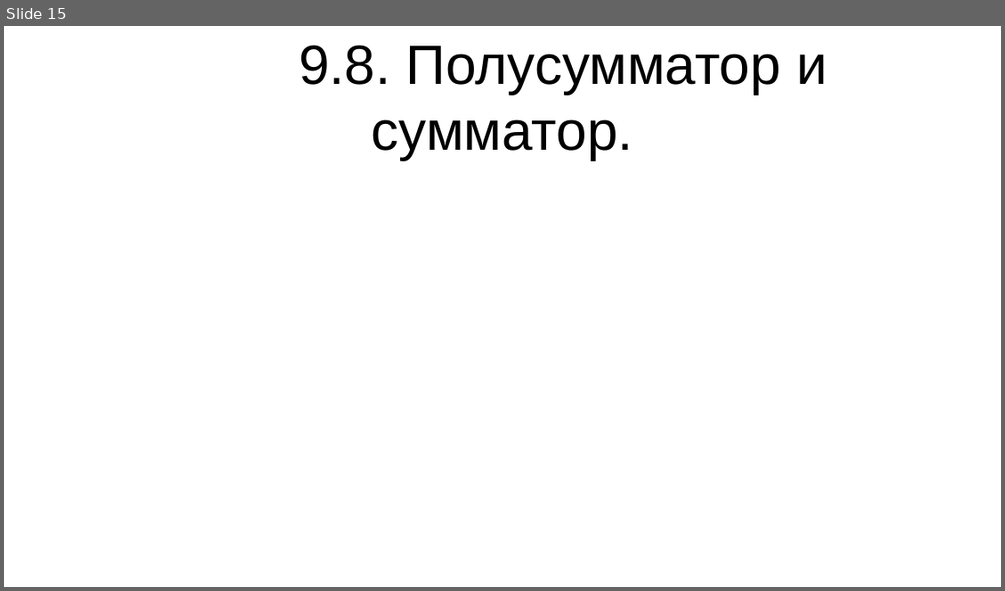
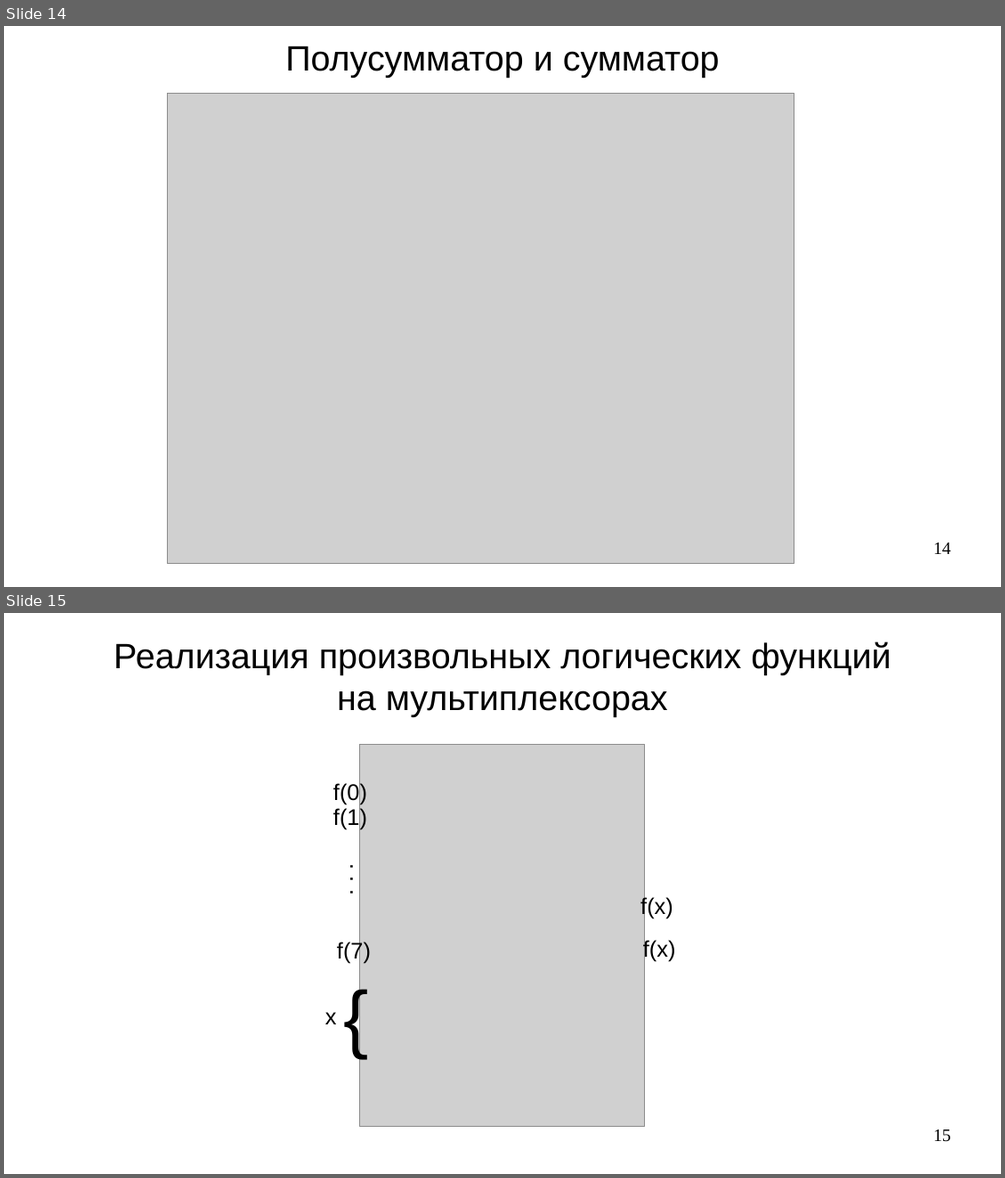
Before and after one commit to steelcraft/stud-lab, a slide deck: Лекции/СBDS01#L5.odp. Shown one above the other, each under a label of ours: slide 15 before the commit, slides 14 and 15 after it. The pictures are 1005x591 and 1005x1178 pixels, drawn with LibreOffice and Linux fonts; fonts in the diff are those of the drawing; grey boxes stand for pictures. Boxes give left, top, right and bottom in pixels: in the first picture for what was removed or moved away, otherwise in the second. Text is boxed around its words. In the diff, an @@ line names an element or a change of style, - is before the commit and + after.

```diff
--- a/Лекции/СBDS01#L5.odp
+++ b/Лекции/СBDS01#L5.odp
@@ slide 15 added at box(4, 613, 1001, 1174), background #FFFFFF @@
@@ title added at box(113, 641, 890, 717), 28 pt, text #000000 @@
+Реализация произвольных логических функций
+на мультиплексорах
@@ picture added at box(360, 744, 646, 1126) @@
@@ text added at box(333, 781, 367, 804), 18 pt, text #000000 @@
+f(0)
@@ text added at box(333, 806, 367, 829), 18 pt, text #000000 @@
+f(1)
@@ text added at box(326, 844, 360, 904), 18 pt, text #000000 @@
+. . .
@@ text added at box(640, 895, 673, 918), 18 pt, text #000000 @@
+f(x)
@@ text added at box(337, 940, 371, 963), 18 pt, text #000000 @@
+f(7)
@@ text added at box(643, 938, 676, 961), 18 pt, text #000000 @@
+f(x)
@@ text added at box(335, 965, 379, 1058), 60 pt, text #000000 @@
+{
@@ text added at box(325, 1012, 337, 1024), 18 pt, text #000000 @@
+x
@@ page number added at box(933, 1129, 951, 1142), 14 pt, text #000000 @@
+15
@@ what was slide 15 is now slide 14 @@
@@ slide 14 changed as well @@
@@ title at box(285, 46, 720, 77): text changed; size 44 to 28 pt @@
-9.8. Полусумматор и сумматор.
+Полусумматор и сумматор
@@ picture added at box(168, 94, 794, 564) @@
@@ page number added at box(933, 542, 951, 554), 14 pt, text #000000 @@
+14
```
Also in this commit, not shown: 7 other slides changed, 6 other slides added, 8 slides removed, 1 other file.
